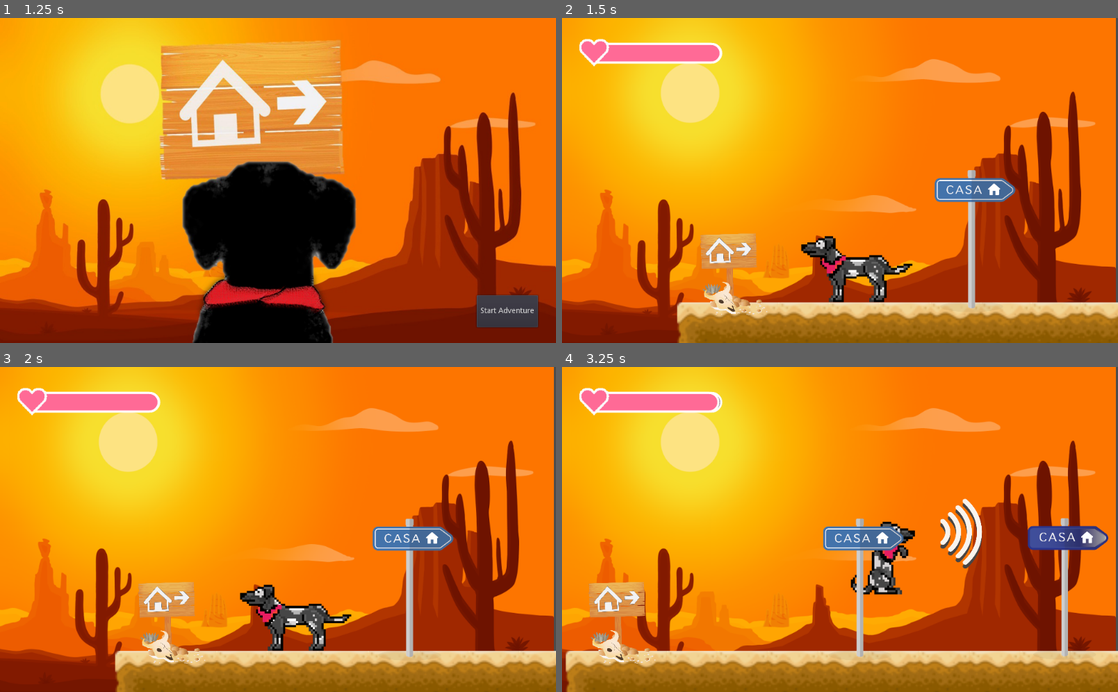
Above: before the commit, frames 1-4 (two rows, left to right).
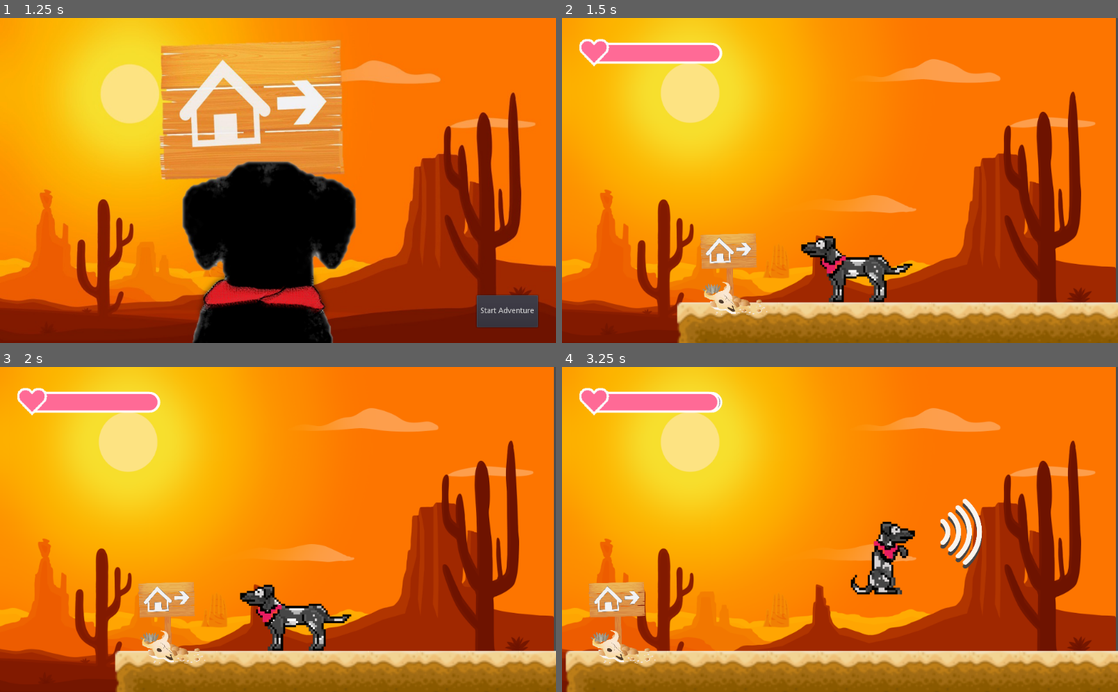
Above: after the commit, the same moments.

Repository: pabtorres/take-me-hoom
Game: Godot game, scene res://scenes/Menu.tscn
Same seed, same stepped clock (60 frames per second), same inputs: the game is played once before the commit and once after it.
Inputs:
- Up to frame 1 (1.25 s): click "New Game" at 0.5 s
- Up to frame 2 (1.5 s): click "Start Adventure" at 1.25 s
- Up to frame 3 (2 s): no input
- Up to frame 4 (3.25 s): hold B (attack1) 2.03-2.78 s; hold Right (right1) from 2.03 s (still down); tap Space (jump1) at 2.27, 3.02 s; tap S (awake) at 2.85 s

Frame 1 is identical in both runs. In frame 2, 1.5% of the frame differs, in the area x 67-82%, y 46-90%; in frame 3, 1.5%; in frame 4, 3.0%, in the area x 46-99%, y 46-90%.

Commit message:
drone+puma

Diff:
--- a/scenes/DesertDay.tscn
+++ b/scenes/DesertDay.tscn
@@ -11,9 +11,7 @@
 [ext_resource path="res://scripts/Chest.gd" type="Script" id=9]
 [ext_resource path="res://scenes/DaySign.tscn" type="PackedScene" id=10]
 [ext_resource path="res://sprites/ennemies/owl.png" type="Texture" id=11]
-[ext_resource path="res://sprites/keyitems/sign_city_night.png" type="Texture" id=12]
 [ext_resource path="res://sprites/ennemies/Tornado_exe6.png" type="Texture" id=13]
-[ext_resource path="res://scenes/DaySign2.tscn" type="PackedScene" id=14]
 [ext_resource path="res://sprites/tilemaps/desert_day_resized/12.png" type="Texture" id=15]
 [ext_resource path="res://sprites/tilemaps/desert_day_resized/15.png" type="Texture" id=16]
 [ext_resource path="res://sprites/tilemaps/desert_day_resized/10.png" type="Texture" id=17]
@@ -553,14 +551,3 @@
 
 [node name="Enemy" parent="." instance=ExtResource( 4 )]
 position = Vector2( 139.747, 70.362 )
-
-[node name="NightSign2" type="Node2D" parent="."]
-position = Vector2( -128.018, 56.4011 )
-
-[node name="Sprite" type="Sprite" parent="NightSign2"]
-position = Vector2( 2.50891, -1.29678 )
-scale = Vector2( 0.12178, 0.12178 )
-texture = ExtResource( 12 )
-
-[node name="DaySign2" parent="." instance=ExtResource( 14 )]
-position = Vector2( -216.724, 60.4486 )
--- a/scenes/Drone.tscn
+++ b/scenes/Drone.tscn
@@ -20,6 +20,24 @@
 "values": [ 1, 2, 3, 4, 0 ]
 }
 
+[sub_resource type="Animation" id=3]
+resource_name = "die"
+length = 0.11
+loop = true
+step = 0.02
+tracks/0/type = "value"
+tracks/0/path = NodePath("Sprite:frame")
+tracks/0/interp = 1
+tracks/0/loop_wrap = true
+tracks/0/imported = false
+tracks/0/enabled = true
+tracks/0/keys = {
+"times": PoolRealArray( 0, 0.02, 0.04, 0.06, 0.08 ),
+"transitions": PoolRealArray( 1, 1, 1, 1, 1 ),
+"update": 1,
+"values": [ 1, 2, 3, 4, 4 ]
+}
+
 [sub_resource type="RectangleShape2D" id=2]
 extents = Vector2( 27.8134, 18.8754 )
 
@@ -27,14 +45,17 @@
 script = ExtResource( 2 )
 
 [node name="Sprite" type="Sprite" parent="."]
-position = Vector2( -110.584, 60.0381 )
+position = Vector2( 1.15482, 4.39128 )
 scale = Vector2( 0.115261, 0.115261 )
 texture = ExtResource( 1 )
 hframes = 5
+frame = 1
 
 [node name="AnimationPlayer" type="AnimationPlayer" parent="."]
 anims/Idle = SubResource( 1 )
+anims/die = SubResource( 3 )
 
 [node name="CollisionShape2D" type="CollisionShape2D" parent="."]
-position = Vector2( -111.313, 60.1357 )
+position = Vector2( -0.909706, 3.59853 )
 shape = SubResource( 2 )
+[connection signal="body_entered" from="." to="." method="_on_Drone_body_entered"]
--- /dev/null
+++ b/scenes/Puma.tscn
@@ -0,0 +1,45 @@
+[gd_scene load_steps=5 format=2]
+
+[ext_resource path="res://sprites/ennemies/puma.png" type="Texture" id=1]
+[ext_resource path="res://scripts/Puma.gd" type="Script" id=2]
+
+[sub_resource type="RectangleShape2D" id=23]
+extents = Vector2( 71.3721, 30.2754 )
+
+[sub_resource type="Animation" id=24]
+resource_name = "Idle"
+length = 0.9
+loop = true
+step = 0.03
+tracks/0/type = "value"
+tracks/0/path = NodePath("Sprite:frame")
+tracks/0/interp = 1
+tracks/0/loop_wrap = true
+tracks/0/imported = false
+tracks/0/enabled = true
+tracks/0/keys = {
+"times": PoolRealArray( 0, 0.15, 0.3, 0.45, 0.6, 0.75 ),
+"transitions": PoolRealArray( 1, 1, 1, 1, 1, 1 ),
+"update": 1,
+"values": [ 1, 2, 3, 6, 4, 7 ]
+}
+
+[node name="Puma" type="Area2D"]
+position = Vector2( -214.951, 58.3077 )
+script = ExtResource( 2 )
+
+[node name="CollisionShape2D" type="CollisionShape2D" parent="."]
+position = Vector2( -0.606079, 12.5257 )
+shape = SubResource( 23 )
+
+[node name="Sprite" type="Sprite" parent="."]
+position = Vector2( -2.41987, 12.6504 )
+scale = Vector2( 0.16275, 0.167711 )
+texture = ExtResource( 1 )
+vframes = 4
+hframes = 2
+frame = 1
+
+[node name="AnimationPlayer" type="AnimationPlayer" parent="."]
+anims/Idle = SubResource( 24 )
+[connection signal="area_entered" from="." to="." method="_on_Puma_area_entered"]
--- a/scripts/Drone.gd
+++ b/scripts/Drone.gd
@@ -4,24 +4,51 @@
 var speed = 100
 var velocity = Vector2.ZERO
 var counter=0
+var counterDeath=0
 
-# Called when the node enters the scene tree for the first time.
+# Para definir los puntos de vida del enemigo
+var alive
+var lifePoints
+
+
 func _ready():
 	velocity = speed * (0.8*transform.y)
+	alive=true;
+	lifePoints=50;
 
 
-# Called every frame. 'delta' is the elapsed time since the previous frame.
 func _process(delta):
-	$AnimationPlayer.play("Idle")
-	position += velocity * delta
-	counter+=1
-	if(dir=="down"):
-		if(counter==75):
-			dir="up"
-			velocity = speed * (-0.4*transform.y)
-			counter=0
-	if (dir=="up"):
-		if(counter==150):
-			dir="down"
-			velocity = speed * (0.8*transform.y)
-			counter=0
+	if (alive==true):
+		$AnimationPlayer.play("Idle")
+		position += velocity * delta
+		counter+=1
+		if(dir=="down"):
+			if(counter==75):
+				dir="up"
+				velocity = speed * (-0.4*transform.y)
+				counter=0
+		if (dir=="up"):
+			if(counter==150):
+				dir="down"
+				velocity = speed * (0.8*transform.y)
+				counter=0
+	else:
+		$AnimationPlayer.play("die")
+		counterDeath+=1
+		position += velocity * delta
+
+		if (counterDeath==30):
+			speed=500
+			velocity = speed * (-0.8*transform.y)
+
+
+
+
+func _on_Drone_body_entered(body):
+	if alive:
+		lifePoints-=10;
+		if lifePoints<=0:
+			alive=false
+			speed=0
+			velocity = speed * (0 *transform.y)
+			print("dead")
--- /dev/null
+++ b/scripts/Puma.gd
@@ -0,0 +1,44 @@
+extends Area2D
+
+var dir="right"
+var speed = 100
+var velocity = Vector2.ZERO
+var counter=0
+var alive
+var lifePoints
+
+# Called when the node enters the scene tree for the first time.
+func _ready():
+	velocity = speed * (0.8*transform.x)
+	alive=true;
+	lifePoints=50;
+
+
+
+
+func _process(delta):
+	$AnimationPlayer.play("Idle")
+	position += velocity * delta
+	counter+=1
+	if (counter==100):
+		if(dir=="right"):
+			dir="left"
+			velocity = speed * ((-1)*0.8*transform.x)
+			$Sprite.flip_h=true
+			counter=0
+		elif (dir=="left"):
+			dir="right"
+			velocity = speed * (0.8*transform.x)
+			$Sprite.flip_h=false
+			counter=0
+
+
+func _on_Puma_area_entered(area):
+	if alive:
+		lifePoints-=10;
+		if lifePoints<=0:
+			alive=false
+			print("dead")
+			$CollisionShape2D.disabled=true
+			$Sprite.visible = not $Sprite.visible
+	print(lifePoints)
Not shown: 1 places in scenes/DesertDay.tscn that only renumber resources
Not shown: 1 places in scenes/Drone.tscn that only renumber resources
Binary file added: sprites/ennemies/puma.png
Not shown, added: sprites/ennemies/puma.png.import
Binary file added: sprites/ennemies/puma_test.png
Not shown, added: sprites/ennemies/puma_test.png.import
Not shown, added: sprites/keyitems/kennel.png.import
